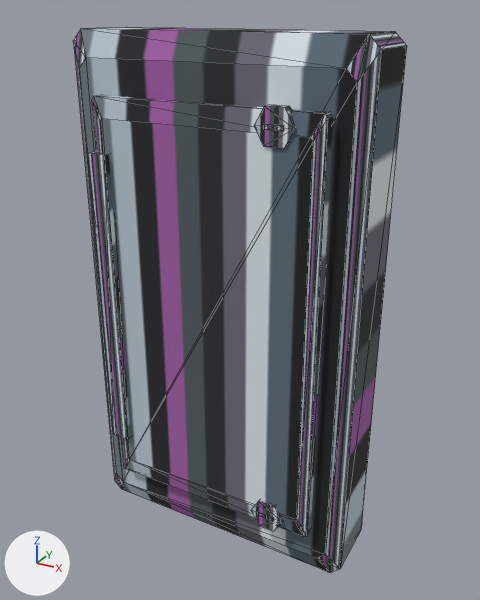
Renders of the OBJ model Resources/enemies/CarrierHeavyTurretShutter/CarrierHeavyTurretShutter.obj from each side of a commit.
Both versions are drawn from a 50 mm camera at (0.47, -1.539, 0.779) aimed at (-0.367, -0.016, 0.018). The lights are fixed; the arrows at lower left show +X, +Y and +Z. The older version comes first. Mesh edges are drawn as thin lines. Where no turn or scale is listed for an object, it has been applied to the vertices. Vertices at exactly the same position are counted once.

In view in the first picture: 'CarrierHeavyTurretShutter'.
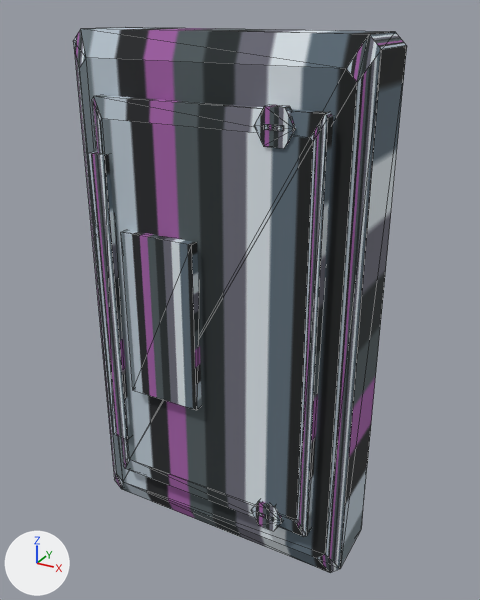
Changed parts and their boxes [x1, y1, x2, y2] in the pictures (480 x 600 px):
```json
{"part": 1, "of": "me_carrierheavyturretshutter", "change": "added", "after": [121, 230, 202, 410]}
```

The change, as JSON lines over the scene's bpy script:
```json
{"block": "me_carrierheavyturretshutter", "where": "# used by ob_carrierheavyturretshutter; location = (0.0, 0.0, 0.0)"}
{"op": "remove", "block": "me_carrierheavyturretshutter", "code": "me_carrierheavyturretshutter.from_pydata(...)  # 120 vertices, 208 faces; spans x -0.795..0.025, y -0.213..0.155, z -0.73..0.73"}
{"op": "add", "block": "me_carrierheavyturretshutter", "code": "me_carrierheavyturretshutter.from_pydata(...)  # 128 vertices, 220 faces; spans x -0.795..0.025, y -0.224..0.155, z -0.73..0.73"}
{"block": "me_carrierheavyturretshutter", "change": "me_carrierheavyturretshutter part 1: a new loose piece, a box spanning x -0.61..-0.39, y -0.224..-0.184, z -0.24..0.24, in mat_surface (picture img_carrierheavyturretshutter_bmp)"}
```
